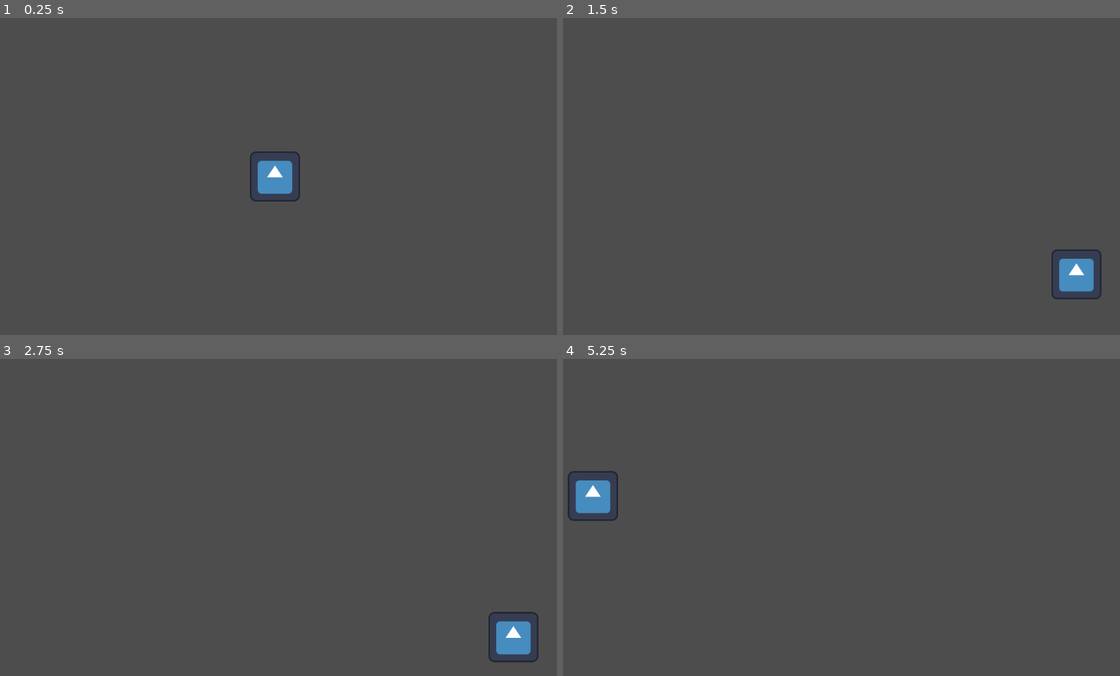
Above: before the commit, frames 1-4 (two rows, left to right).
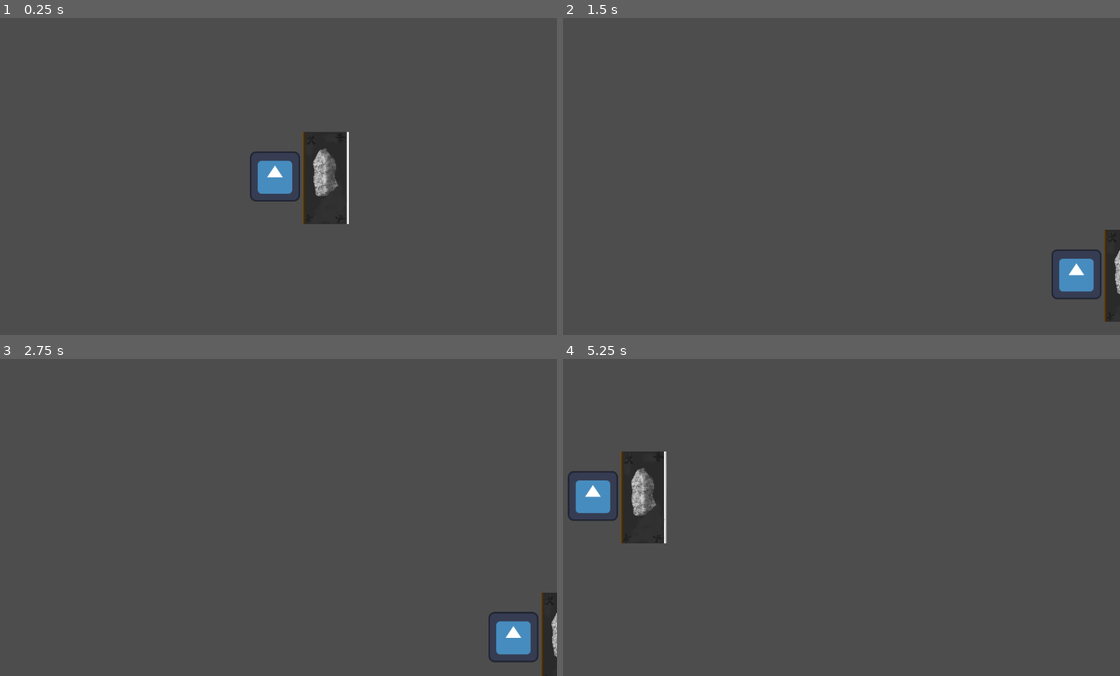
Above: after the commit, the same moments.

Repository: EyeIllusions/godot-game
Game: Godot game, scene res://scenes/main.tscn
The game is run twice, just before and just after one commit, with the same random seed, the same clock (stepped at 60 frames per second) and the same inputs. The engine's default icon, where the game draws it, is replaced by a stand-in: a white triangle on a blue panel in a dark square.
Inputs:
- Up to frame 1 (0.25 s): no input
- Up to frame 2 (1.5 s): tap Enter at 0.5 s; hold D (Right) 0.53-1.28 s; hold S (Down) from 1.28 s (still down)
- Up to frame 3 (2.75 s): tap Space at 2 s; release S (Down) at 2.03 s; hold D (Right) from 2.03 s (still down)
- Up to frame 4 (5.25 s): tap Enter at 2.75 s; release D (Right) at 2.78 s; hold W (Up) 2.78-3.53 s; hold A (Left) 3.53-5.03 s; tap Space at 5 s; hold S (Down) from 5.03 s (still down)

The runs differ from the first frame. In frame 1, 2.2% of the frame differs, in the area x 54-63%, y 35-66%; in frame 2, 0.8%; in frame 3, 0.7%; in frame 4, 2.2%, in the area x 10-19%, y 29-59%.

Commit message:
added book
book

Diff:
--- /dev/null
+++ b/scenes/Assets/Main_player_book.tscn
@@ -0,0 +1,9 @@
+[gd_scene load_steps=2 format=3 uid="uid://culk2ouhso3n"]
+
+[ext_resource type="Texture2D" uid="uid://dsge7ltie0yrp" path="res://Art/Main_Player_book.png" id="1_fm11n"]
+
+[node name="Main_player_book" type="Node2D"]
+scale = Vector2(0.26, 0.26)
+
+[node name="Sprite2D" type="Sprite2D" parent="."]
+texture = ExtResource("1_fm11n")
--- a/scenes/Player.tscn
+++ b/scenes/Player.tscn
@@ -1,7 +1,8 @@
-[gd_scene load_steps=4 format=3 uid="uid://u0uy3ju5yph2"]
+[gd_scene load_steps=5 format=3 uid="uid://u0uy3ju5yph2"]
 
 [ext_resource type="Script" path="res://Scrpts/movement.gd" id="1_rwwtn"]
 [ext_resource type="Texture2D" uid="uid://byqo5skum27k" path="res://Themes/icon.svg" id="2_e6osu"]
+[ext_resource type="PackedScene" uid="uid://culk2ouhso3n" path="res://scenes/Assets/Main_player_book.tscn" id="3_oqduf"]
 
 [sub_resource type="RectangleShape2D" id="RectangleShape2D_xcgv4"]
 size = Vector2(10, 10)
@@ -18,3 +19,7 @@
 
 [node name="CollisionShape2D" type="CollisionShape2D" parent="."]
 shape = SubResource("RectangleShape2D_xcgv4")
+
+[node name="Main_player_book" parent="." instance=ExtResource("3_oqduf")]
+position = Vector2(10.4, 0.3)
+scale = Vector2(0.015, 0.015)
--- a/scenes/main.tscn
+++ b/scenes/main.tscn
@@ -19,6 +19,7 @@
 [node name="Camera2D" type="Camera2D" parent="."]
 
 [node name="StaticBody2D" type="StaticBody2D" parent="Camera2D"]
+disable_mode = 1
 
 [node name="Right wall" type="CollisionShape2D" parent="Camera2D/StaticBody2D"]
 position = Vector2(558.5, -3)
@@ -39,5 +40,3 @@
 position = Vector2(-1, 314)
 shape = SubResource("RectangleShape2D_5aqgg")
 debug_color = Color(0, 0.603922, 0.678431, 0.419608)
-
-[node name="Boarders" type="Node2D" parent="."]
Binary file added: Art/Main_Player_book.png
Not shown, added: Art/Main_Player_book.png.import
